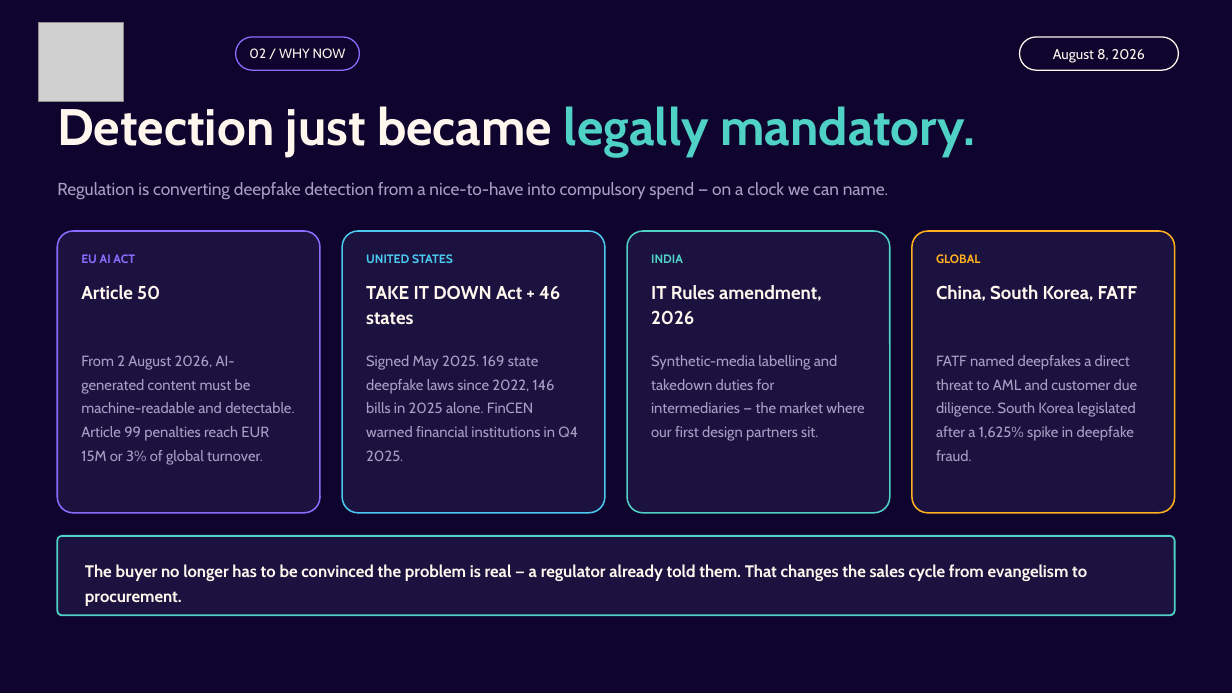
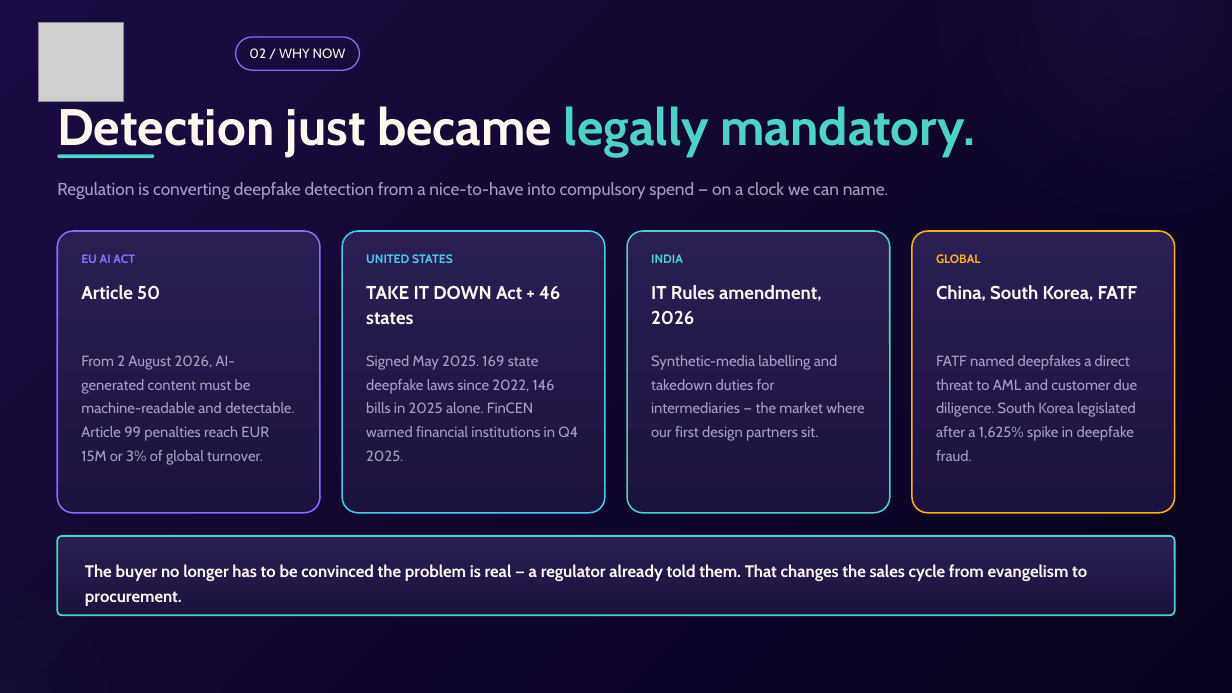
Before and after one commit to muhammedsayeedurrahman/ai-authenticity-checker, a slide deck: slide 3 of docs/pitch/ProofyX_Investor_Deck.pptx. Drawn at 1232x693 pixels with LibreOffice and Linux fonts; fonts in the diff are those of the drawing; grey boxes stand for pictures. Boxes give left, top, right and bottom in pixels: in the first picture for what was removed or moved away, otherwise in the second. Text is boxed around its words. In the diff, an @@ line names an element or a change of style, - is before the commit and + after.

```diff
--- a/docs/pitch/ProofyX_Investor_Deck.pptx
+++ b/docs/pitch/ProofyX_Investor_Deck.pptx
@@ rectangle at [0, 0, 1232, 693]: fill #0E042D to gradient #1A0C42 to #08021C @@
@@ ellipse added at [749, 0, 1232, 407], fill #8B6CFF at 11% opacity @@
@@ rounded rectangle removed at [1019, 37, 1178, 70] @@
-August 8, 2026
@@ rounded rectangle added at [57, 154, 154, 158], fill #4FD1C5 @@
@@ ellipse added at [0, 388, 305, 693], fill #4FD1C5 at 7% opacity @@
@@ fill #1C123F to gradient #2A1E53 to #1C123F in 5 elements at [57, 231, 320, 513], [342, 231, 604, 513], [628, 231, 890, 513], [912, 231, 1175, 513], [57, 536, 1175, 616] @@
```
Also in this commit, not shown: 14 other slides changed, 9 other files.
